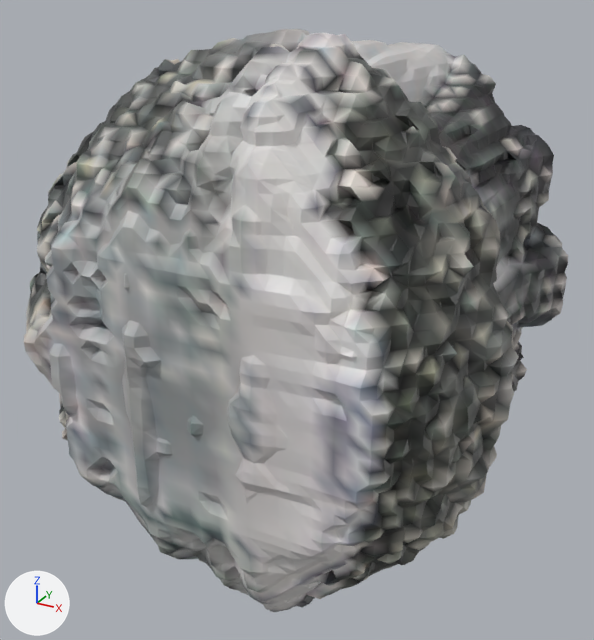
One commit to the glTF model web/assets/landmarks/cathedral_heart.glb: the scene before it, then after it.
One viewpoint serves both versions: a 50 mm camera at (15.4, -27.3, 24.1) aimed at (0.4, 0.0, 10.5). Every picture has the same lights, and +X, +Y and +Z are marked at lower left. The first picture is the older version. Where no turn or scale is listed for an object, it has been applied to the vertices. Vertices at exactly the same position are counted once.

Objects in the first picture: 'geometry_0'.
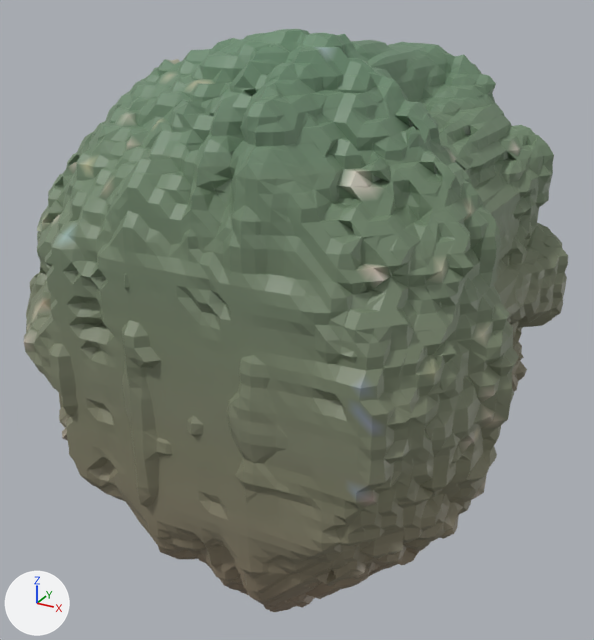
Changed parts and their boxes [x1, y1, x2, y2] in the pictures (594 x 640 px):
part 1 of me_geometry_0, recoloured (dark grey to greyish green): [26, 29, 568, 486] in both
part 2 of me_geometry_0, recoloured: [24, 59, 521, 612] in both
part 3 of me_geometry_0, recoloured (darker): [24, 33, 562, 612] in both
part 4 of me_geometry_0, recoloured: [24, 47, 566, 599] in both

Diff of the bpy script that builds the scene:
```diff
--- a/web/assets/landmarks/cathedral_heart.glb.py
+++ b/web/assets/landmarks/cathedral_heart.glb.py
@@ me_geometry_0 @@
 me_geometry_0.from_pydata(...)  # 16399 vertices, 32600 faces; spans x -10.2..10.2, y -9.1..9.2, z 0.0..22.0
 # used by ob_geometry_0; location = (0.0, 0.0, 0.0)
+# me_geometry_0 part 1: 13183 faces centred in x -10.2..10.2, y -9.0..9.0, z 9.9..22.0 are repainted in the vertex colours; the middle colour goes from dark grey #555656 to greyish green #73876d
+# me_geometry_0 part 2: 7472 faces centred in x -9.6..10.0, y -8.7..8.7, z 0.1..20.9 are repainted in the vertex colours; the middle colour goes from dark grey #5a5c5c to brown #8a7e69
+# me_geometry_0 part 3: 5530 faces centred in x -10.0..9.4, y -8.9..9.0, z 0.0..22.0 are repainted in the vertex colours; the middle colour goes from light grey #d1cece to yellow #82816a
+# me_geometry_0 part 4: 6415 faces centred in x -10.2..10.2, y -9.1..9.1, z 0.4..21.6 are repainted in the vertex colours; the middle colour goes from grey #7c7e7d to yellow #81826a
 me_geometry_0.materials.append(mat_defaultmaterial)
```
